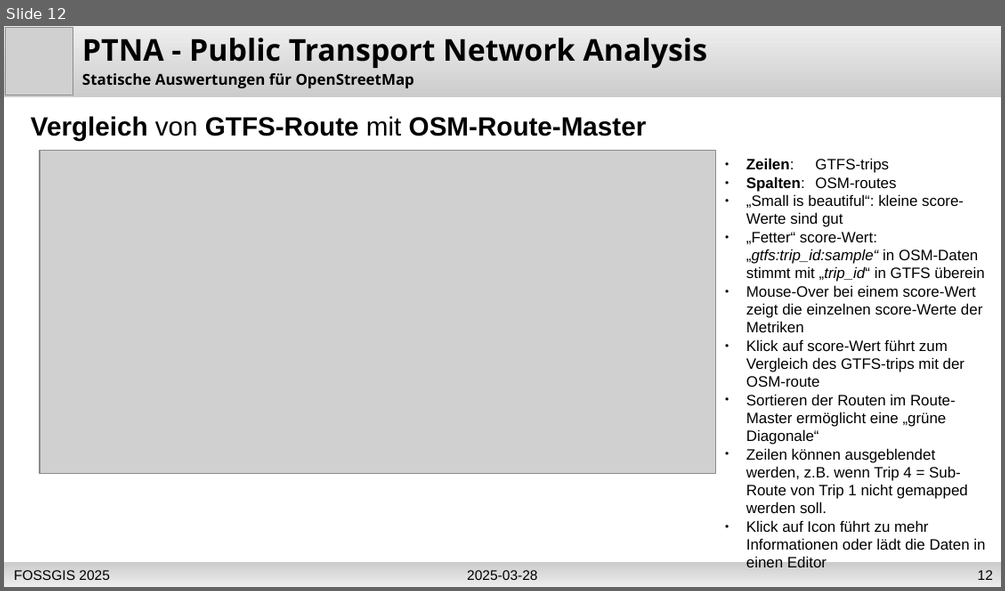
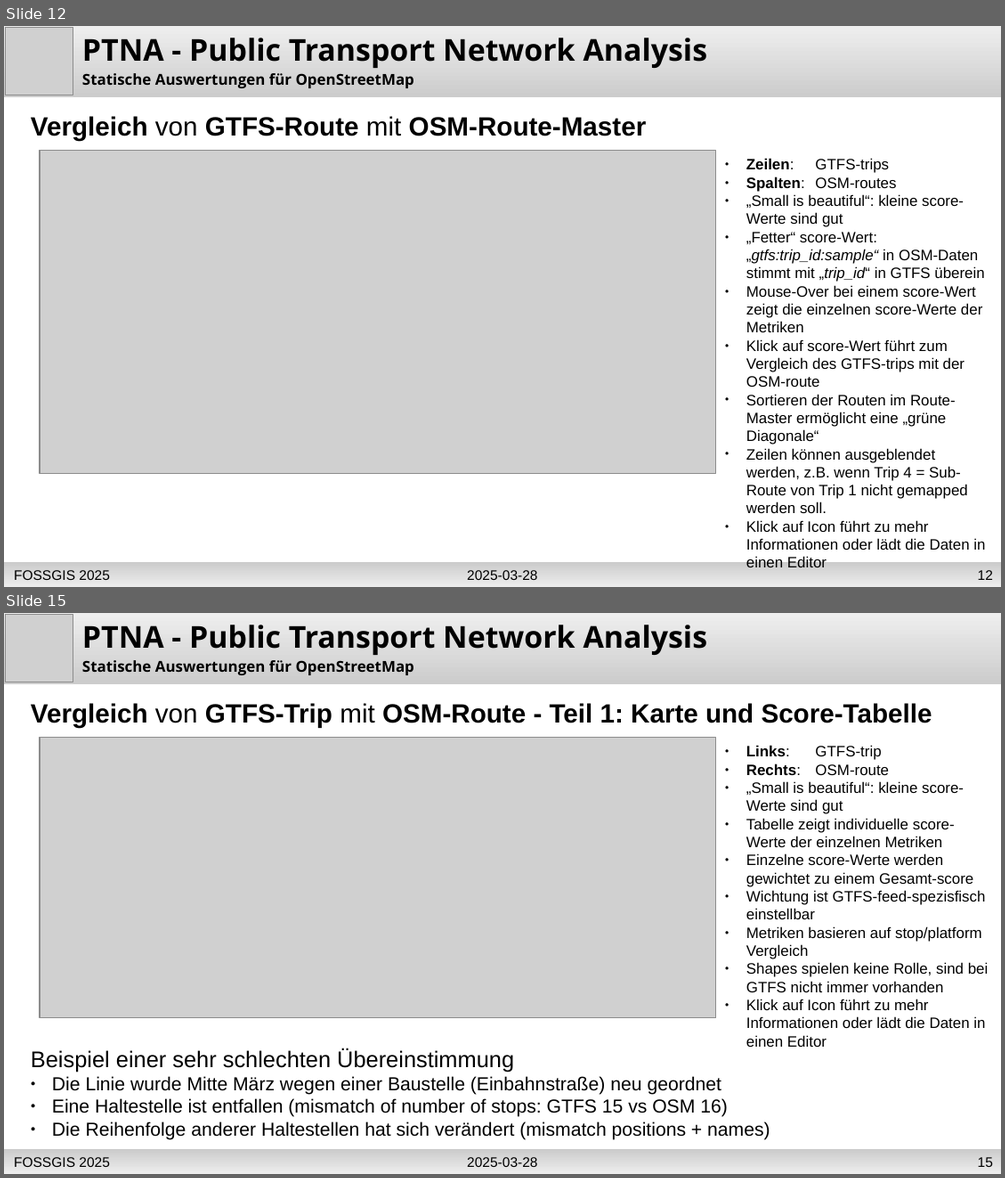
Before and after one commit to osm-ToniE/ptna-www, a slide deck: de/fossgis_2025_PTNA_Erdmann-slides.odp. Shown one above the other, each under a label of ours: slide 12 before the commit, slides 12 and 15 after it; the slides between them are not shown. The pictures are 1005x591 and 1005x1178 pixels, drawn with LibreOffice and Linux fonts; fonts in the diff are those of the drawing; grey boxes stand for pictures. Boxes give left, top, right and bottom in pixels: in the first picture for what was removed or moved away, otherwise in the second. Text is boxed around its words. In the diff, an @@ line names an element or a change of style, - is before the commit and + after.

```diff
--- a/de/fossgis_2025_PTNA_Erdmann-slides.odp
+++ b/de/fossgis_2025_PTNA_Erdmann-slides.odp
@@ slide 15 added at bbox=[4, 613, 1001, 1174], background #FFFFFF @@
@@ freeform shape added at bbox=[4, 613, 1001, 684], fill gradient #EEEEEE to #CCCCCC @@
@@ picture added at bbox=[6, 615, 73, 682] @@
@@ text added at bbox=[82, 625, 708, 655], 24 pt, text #000000, bold @@
+PTNA - Public Transport Network Analysis
@@ text added at bbox=[82, 660, 414, 675], 12 pt, text #000000, bold @@
+Statische Auswertungen für OpenStreetMap
@@ text added at bbox=[31, 703, 932, 728], 21 pt, text #000000, bold @@
+Vergleich von GTFS-Trip mit OSM-Route - Teil 1: Karte und Score-Tabelle
@@ picture added at bbox=[40, 738, 716, 1018] @@
@@ text added at bbox=[746, 745, 988, 1046], 12 pt, text #000000 @@
+● Links: GTFS-trip
+● Rechts: OSM-route
+● „Small is beautiful“: kleine score-Werte sind gut
+● Tabelle zeigt individuelle score-Werte der einzelnen Metriken
+● Einzelne score-Werte werden gewichtet zu einem Gesamt-score
+● Wichtung ist GTFS-feed-spezisfisch einstellbar
+● Metriken basieren auf stop/platform Vergleich
+● Shapes spielen keine Rolle, sind bei GTFS nicht immer vorhanden
+● Klick auf Icon führt zu mehr Informationen oder lädt die Daten in einen Editor
@@ text added at bbox=[31, 1048, 770, 1140], 15 pt, text #000000 @@
+Beispiel einer sehr schlechten Übereinstimmung
+● Die Linie wurde Mitte März wegen einer Baustelle (Einbahnstraße) neu geordnet
+● Eine Haltestelle ist entfallen (mismatch of number of stops: GTFS 15 vs OSM 16)
+● Die Reihenfolge anderer Haltestellen hat sich verändert (mismatch positions + names)
@@ rectangle added at bbox=[4, 1150, 1001, 1174], fill gradient #CCCCCC to #EEEEEE, 11 pt, text #000000 @@
+2025-03-28
@@ text added at bbox=[14, 1157, 110, 1167], 11 pt, text #000000 @@
+FOSSGIS 2025
@@ page number added at bbox=[978, 1157, 993, 1167], 11 pt, text #000000 @@
+15
```
Also in this commit, not shown: 5 slides changed, 2 other slides added, 2 other files.
